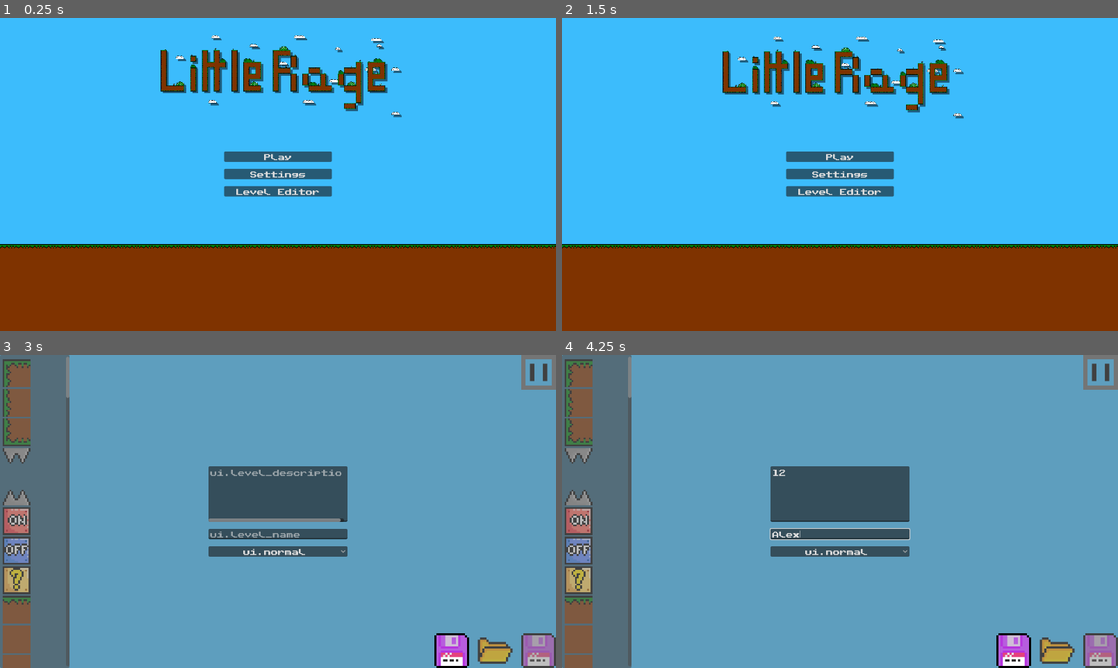
Above: before the commit, frames 1-4 (two rows, left to right).
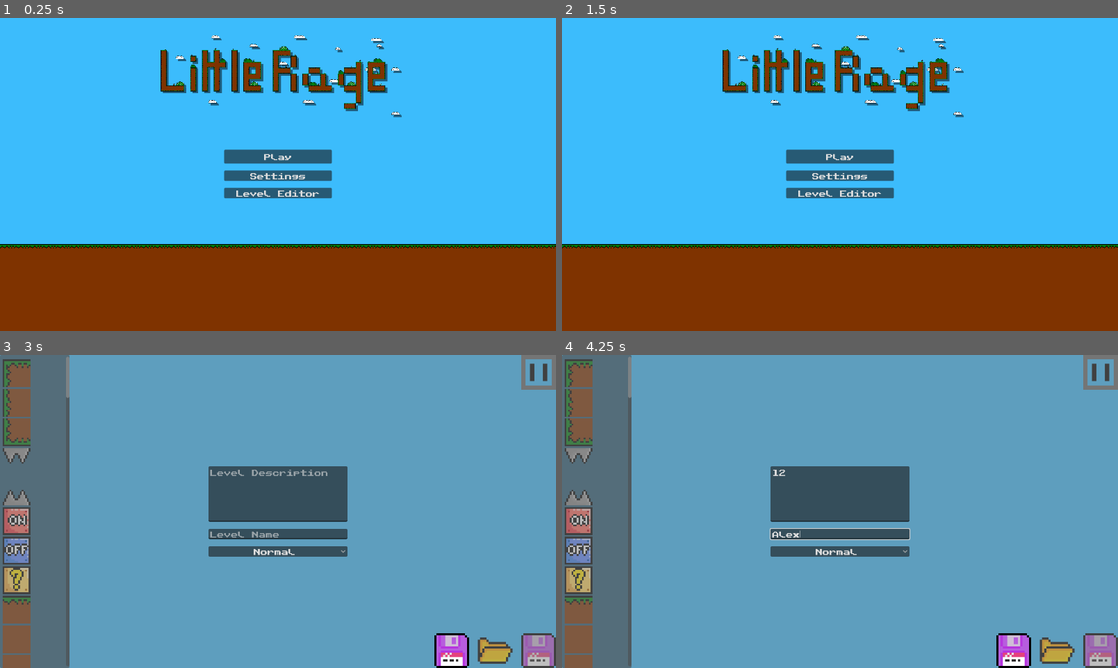
Above: after the commit, the same moments.

Repository: Killarexe/Little-Rage
Game: Godot game, scene res://scenes/uis/MainMenu.tscn
Same seed, same stepped clock (60 frames per second), same inputs: the game is played once before the commit and once after it.
Inputs (mouse positions are in pixels of both pictures, inside the frame that each line leads up to):
- Up to frame 1 (0.25 s): no input
- Up to frame 2 (1.5 s): click "Settings" at 0.5 s; click (589, 324) at 1.25 s, where only the run after the commit has a clickable "Back"
- Up to frame 3 (3 s): click "Level Editor" at 2 s; click (450, 649) at 2.75 s
- Up to frame 4 (4.25 s): click (840, 492) at 3.52 s; type "12" at 3.6 s; click (840, 533) at 3.75 s; type "Alex" at 3.83 s

The runs differ from the first frame. In frame 1, 1.2% of the frame differs, in the area x 40-60%, y 42-58%; in frame 2, 3.3%, in the area x 0-100%, y 5-74%; in frame 3, 0.7%; in frame 4, 0.1%.

Commit message:
I've added things but i don't remember cus i've forgor to commit

Diff:
--- a/assets/lang/lang.csv
+++ b/assets/lang/lang.csv
@@ -29,7 +29,7 @@
 ui.level.name,Level Name,Nom du Niveau
 ui.level.difficulty,Level Difficulty,Difficulté du Niveau
 ui.level.description,Level Description,Description du Niveau
-ui.beginer_friendly,Beginer Friendly,Tuto
+ui.level.difficulty.beginer_friendly,Beginer Friendly,Débutant
 ui.level.difficulty.easy,Easy,Facile
 ui.level.difficulty.normal,Normal,Normale
 ui.level.difficulty.hard,Hard,Dur
--- a/assets/style/label_settings/medium_label.tres
+++ b/assets/style/label_settings/medium_label.tres
@@ -1,4 +1,4 @@
 [gd_resource type="LabelSettings" format=3 uid="uid://cd8gvl774mr2v"]
 
 [resource]
-font_size = 64
+font_size = 32
--- a/scenes/instances/Player.tscn
+++ b/scenes/instances/Player.tscn
@@ -124,7 +124,7 @@
 libraries = {
 "": SubResource("AnimationLibrary_bvw5b")
 }
-blend_times = [&"land", &"RESET", 1.0, &"jump", &"RESET", 1.0, &"jump", &"land", 1.0, &"jump", &"jump", 1.0]
+blend_times = [&"jump", &"RESET", 1.0, &"jump", &"jump", 1.0, &"jump", &"land", 1.0, &"land", &"RESET", 1.0]
 
 [node name="CanvasLayer" type="CanvasLayer" parent="."]
 layer = 0
--- a/scenes/uis/LevelEditor.tscn
+++ b/scenes/uis/LevelEditor.tscn
@@ -135,12 +135,12 @@
 custom_minimum_size = Vector2(0, 128)
 layout_mode = 2
 theme = ExtResource("7_18qsw")
-placeholder_text = "ui.level_description"
+placeholder_text = "ui.level.description"
 
 [node name="LevelName" type="LineEdit" parent="CanvasLayer/LevelSettingsMenu/VBoxContainer"]
 layout_mode = 2
 theme = ExtResource("7_18qsw")
-placeholder_text = "ui.level_name"
+placeholder_text = "ui.level.name"
 
 [node name="LevelDifficulty" type="OptionButton" parent="CanvasLayer/LevelSettingsMenu/VBoxContainer"]
 layout_mode = 2
--- a/scenes/uis/LevelSelector.tscn
+++ b/scenes/uis/LevelSelector.tscn
@@ -1,7 +1,8 @@
-[gd_scene load_steps=3 format=3 uid="uid://bi2ylttoym0l5"]
+[gd_scene load_steps=4 format=3 uid="uid://bi2ylttoym0l5"]
 
 [ext_resource type="Script" path="res://scripts/uis/LevelSelector.gd" id="1_fqa51"]
 [ext_resource type="Theme" uid="uid://becgxgj56yfdh" path="res://assets/style/default_theme.tres" id="2_oyb7t"]
+[ext_resource type="LabelSettings" uid="uid://cd8gvl774mr2v" path="res://assets/style/label_settings/medium_label.tres" id="3_nmy32"]
 
 [node name="LevelSelector" type="Control"]
 layout_mode = 3
@@ -13,6 +14,29 @@
 script = ExtResource("1_fqa51")
 
 [node name="CanvasLayer" type="CanvasLayer" parent="."]
+
+[node name="VBoxContainer" type="VBoxContainer" parent="CanvasLayer"]
+offset_left = 320.0
+offset_right = 1280.0
+offset_bottom = 720.0
+
+[node name="LevelName" type="Label" parent="CanvasLayer/VBoxContainer"]
+layout_mode = 2
+theme = ExtResource("2_oyb7t")
+text = "ui.level.name"
+label_settings = ExtResource("3_nmy32")
+
+[node name="LevelDescription" type="Label" parent="CanvasLayer/VBoxContainer"]
+layout_mode = 2
+theme = ExtResource("2_oyb7t")
+text = "ui.level.description"
+label_settings = ExtResource("3_nmy32")
+
+[node name="LevelDifficulty" type="Label" parent="CanvasLayer/VBoxContainer"]
+layout_mode = 2
+theme = ExtResource("2_oyb7t")
+text = "ui.level.difficulty"
+label_settings = ExtResource("3_nmy32")
 
 [node name="PlayButton" type="Button" parent="CanvasLayer"]
 anchors_preset = 7
--- a/scenes/uis/MainMenu.tscn
+++ b/scenes/uis/MainMenu.tscn
@@ -72,6 +72,22 @@
 
 [node name="CanvasLayer" type="CanvasLayer" parent="."]
 
+[node name="Logo" type="TextureRect" parent="CanvasLayer"]
+anchors_preset = 5
+anchor_left = 0.5
+anchor_right = 0.5
+offset_right = 640.0
+offset_bottom = 360.0
+grow_horizontal = 2
+texture = ExtResource("3_4yirm")
+expand_mode = 1
+stretch_mode = 4
+
+[node name="AnimationPlayer" type="AnimationPlayer" parent="CanvasLayer/Logo"]
+libraries = {
+"": SubResource("AnimationLibrary_3umms")
+}
+
 [node name="VBoxContainer" type="VBoxContainer" parent="CanvasLayer"]
 anchors_preset = 13
 anchor_left = 0.5
@@ -86,6 +102,7 @@
 alignment = 1
 
 [node name="PlayButton" type="Button" parent="CanvasLayer/VBoxContainer"]
+custom_minimum_size = Vector2(248, 32)
 layout_mode = 2
 theme = ExtResource("1_fjp12")
 text = "ui.play"
@@ -100,22 +117,6 @@
 theme = ExtResource("1_fjp12")
 text = "ui.level_editor"
 
-[node name="Logo" type="TextureRect" parent="CanvasLayer"]
-anchors_preset = 5
-anchor_left = 0.5
-anchor_right = 0.5
-offset_left = -640.0
-offset_bottom = 360.0
-grow_horizontal = 2
-texture = ExtResource("3_4yirm")
-expand_mode = 1
-stretch_mode = 4
-
-[node name="AnimationPlayer" type="AnimationPlayer" parent="CanvasLayer/Logo"]
-libraries = {
-"": SubResource("AnimationLibrary_3umms")
-}
-
 [connection signal="pressed" from="CanvasLayer/VBoxContainer/PlayButton" to="." method="_on_play_button_pressed"]
 [connection signal="pressed" from="CanvasLayer/VBoxContainer/SettingsButton" to="." method="_on_settings_button_pressed"]
 [connection signal="pressed" from="CanvasLayer/VBoxContainer/EditorButton" to="." method="_on_editor_button_pressed"]
--- a/scenes/uis/SettingsMenu.tscn
+++ b/scenes/uis/SettingsMenu.tscn
@@ -47,22 +47,12 @@
 horizontal_alignment = 1
 vertical_alignment = 1
 
-[node name="BackButton" type="Button" parent="CanvasLayer"]
-anchors_preset = 2
-anchor_top = 1.0
-anchor_bottom = 1.0
-offset_top = -24.0
-offset_right = 120.0
-grow_vertical = 0
-theme = ExtResource("4_tdetm")
-text = "ui.back"
-
 [node name="HBoxContainer" type="HBoxContainer" parent="CanvasLayer"]
 anchors_preset = 2
 anchor_top = 1.0
 anchor_bottom = 1.0
 offset_top = -600.0
-offset_right = 1280.0
+offset_right = 1284.0
 grow_vertical = 0
 alignment = 1
 
@@ -74,4 +64,14 @@
 custom_minimum_size = Vector2(640, 0)
 layout_mode = 2
 
+[node name="BackButton" type="Button" parent="CanvasLayer"]
+anchors_preset = 2
+anchor_top = 1.0
+anchor_bottom = 1.0
+offset_top = -24.0
+offset_right = 120.0
+grow_vertical = 0
+theme = ExtResource("4_tdetm")
+text = "ui.back"
+
 [connection signal="pressed" from="CanvasLayer/BackButton" to="." method="_on_back_button_pressed"]
--- a/scripts/level/Level.gd
+++ b/scripts/level/Level.gd
@@ -11,9 +11,30 @@
 	EASY,
 	NORMAL,
 	HARD,
-	HARDCORE,
 	EXTREME
 }
+
+static func mode_to_str(mode: Mode) -> String:
+	match mode:
+		Mode.RACE:
+			return "ui.level.mode.race"
+		Mode.BATTLE:
+			return "ui.level.mode.battle"
+	return "ui.unknown"
+
+static func difficulty_to_str(diffuculty: Difficulty) -> String:
+	match diffuculty:
+		Difficulty.BEGINER_FRIENDLY:
+			return "ui.level.difficulty.beginer_friendly"
+		Difficulty.EASY:
+			return "ui.level.difficulty.easy"
+		Difficulty.NORMAL:
+			return "ui.level.difficulty.normal"
+		Difficulty.HARD:
+			return "ui.level.difficulty.hard"
+		Difficulty.EXTREME:
+			return "ui.level.difficulty.extreme"
+	return "ui.unknown"
 
 @export var scene: PackedScene = PackedScene.new()
 @export var name: String = ""
--- a/scripts/uis/LevelSelector.gd
+++ b/scripts/uis/LevelSelector.gd
@@ -2,6 +2,10 @@
 
 @onready var level_list: ItemList = $CanvasLayer/LevelList
 @onready var play_button: Button = $CanvasLayer/PlayButton
+
+@onready var level_name: Label = $CanvasLayer/VBoxContainer/LevelName
+@onready var level_description: Label = $CanvasLayer/VBoxContainer/LevelDescription
+@onready var level_difficulty: Label = $CanvasLayer/VBoxContainer/LevelDifficulty
 
 var level_index: int = -1
 
@@ -14,7 +18,9 @@
 	play_button.disabled = false
 	level_index = index
 	var level: Level = LevelManager.levels[index]
-
+	level_name.text = TranslationServer.translate("ui.level.name") +  " : " + level.name
+	level_description.text = TranslationServer.translate("ui.level.description") + " :\n" + level.description
+	level_difficulty.text = TranslationServer.translate("ui.level.difficulty ") + " : " + Level.difficulty_to_str(level.difficulty)
 
 func _on_play_button_pressed():
 	print(LevelManager.levels[level_index].scene.instantiate().mode)
--- a/scripts/uis/LevelSettingsMenu.gd
+++ b/scripts/uis/LevelSettingsMenu.gd
@@ -17,11 +17,11 @@
 		emit_signal("mouse_exited")
 
 func _ready():
-	level_diffculty_select.add_item("ui.beginer_friendly")
-	level_diffculty_select.add_item("ui.easy")
-	level_diffculty_select.add_item("ui.normal")
-	level_diffculty_select.add_item("ui.hard")
-	level_diffculty_select.add_item("ui.extreme")
+	level_diffculty_select.add_item("ui.level.difficulty.beginer_friendly")
+	level_diffculty_select.add_item("ui.level.difficulty.easy")
+	level_diffculty_select.add_item("ui.level.difficulty.normal")
+	level_diffculty_select.add_item("ui.level.difficulty.hard")
+	level_diffculty_select.add_item("ui.level.difficulty.extreme")
 	level_diffculty_select.select(2)
 	setup()
 
Binary file changed: assets/lang/lang.en.translation
Binary file changed: assets/lang/lang.fr.translation
Not shown, changed: builds/movies/movie.avi
